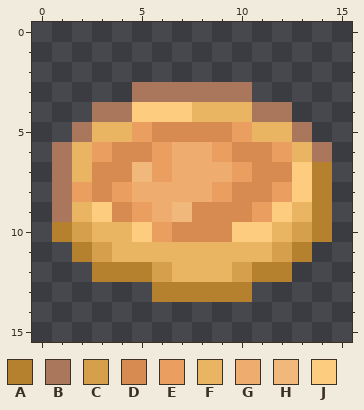
Pixel-art sprite: assets/minecraft/textures/cmd/misc/dough_fish_pie.png. That is the earlier state.
The file is 16x16 pixels.
Palette (. is transparent): A #b6812f  B #ab775c  C #d59f4b  D #d88b50  E #ea9e60  F #eab563  G #eeac6e  H #f1b87b  J #fecc7e
The same view after the edit:
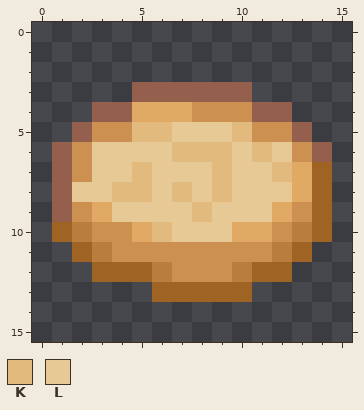
Colours new in this view: K #e3ba7d  L #e6c994
What changed:
colour A: #b6812f -> #9f6424
colour B: #ab775c -> #945f4c
colour C: #d59f4b -> #ba7e3c
colour F: #eab563 -> #cc9151
colour J: #fecc7e -> #e0aa64
y 5: x 5..10 EDDDDE -> KKLLLK
y 6: x 3..12 EDDEGGEDDE -> LLLLKKKLKL
y 7: x 3..12 DDHEGGGEDD -> LLKLLLKLLK
y 8: x 2..12 EDEGGGGEDDE -> LLKKLKLKLLL
y 9: x 4..11 DEGHDDDE -> LLLLKLLL
y 10: x 6..9 EDDD -> KLLL
Changed places in both pictures, as pixel boxes (x1, y1, x2, y2):
changed: (52, 82, 332, 302)
